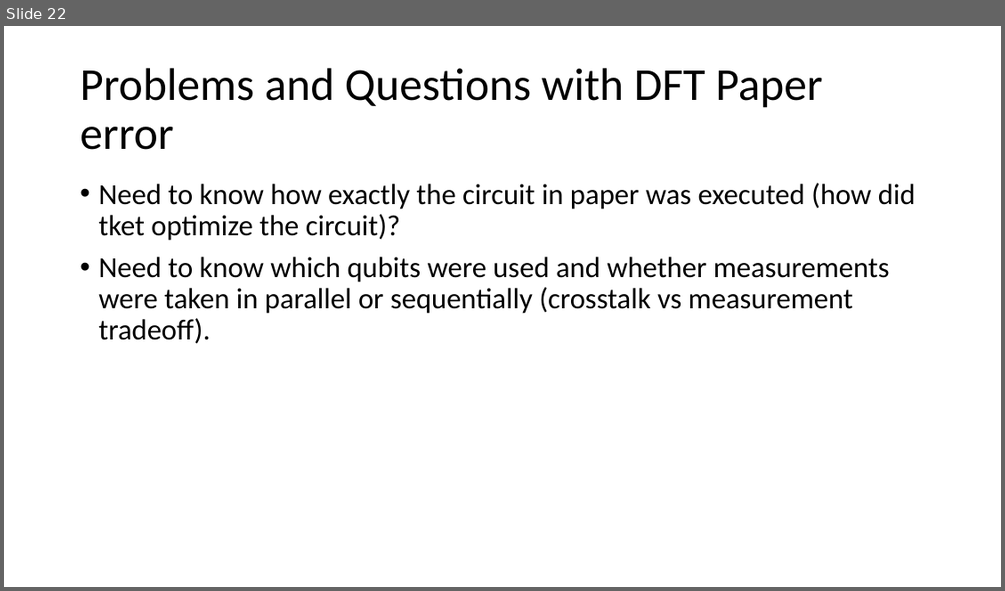
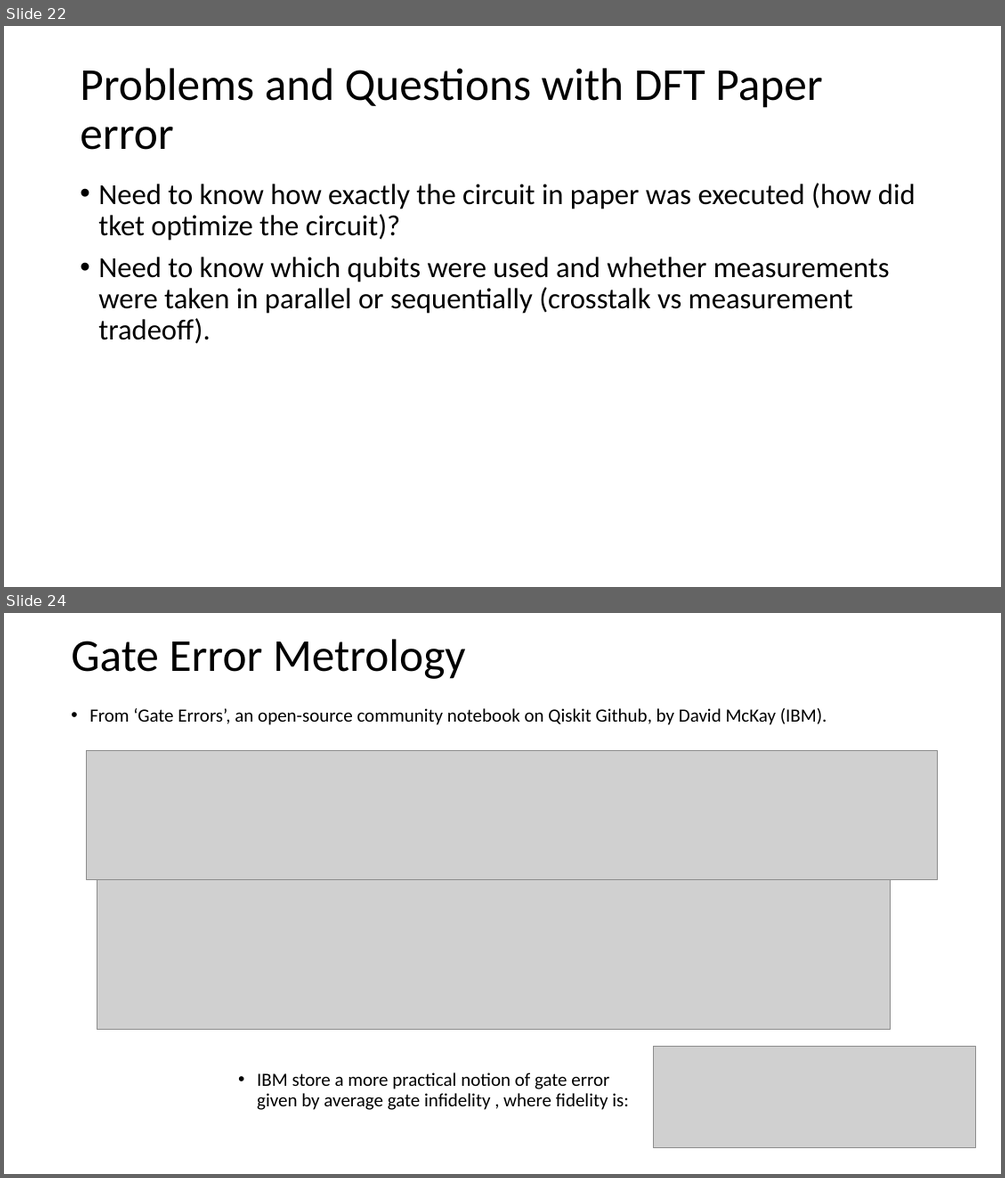
Before and after one commit to a-kapila/quantum-error, a slide deck: Annanay Project Summary.pptx. Shown one above the other, each under a label of ours: slide 22 before the commit, slides 22 and 24 after it; the slides between them are not shown. The pictures are 1005x591 and 1005x1178 pixels, drawn with LibreOffice and Linux fonts; fonts in the diff are those of the drawing; grey boxes stand for pictures. Boxes give left, top, right and bottom in pixels: in the first picture for what was removed or moved away, otherwise in the second. Text is boxed around its words. In the diff, an @@ line names an element or a change of style, - is before the commit and + after.

Commit message:
Week 3 work DMFT paper error analysis

```diff
--- a/Annanay Project Summary.pptx
+++ b/Annanay Project Summary.pptx
@@ slide 24 added at box(4, 613, 1001, 1174), background #FFFFFF @@
@@ title added at box(71, 639, 466, 679), 44 pt, text #000000 @@
+Gate Error Metrology
@@ text added at box(89, 708, 827, 725), 18 pt, text #000000 @@
+• From ‘Gate Errors’, an open-source community notebook on Qiskit Github, by David McKay (IBM).
@@ picture added at box(86, 750, 938, 879) @@
@@ picture added at box(97, 880, 890, 1030) @@
@@ picture added at box(653, 1046, 975, 1148) @@
@@ text added at box(257, 1072, 629, 1110), 18 pt, text #000000 @@
+• IBM store a more practical notion of gate error given by average gate infidelity , where fidelity is:
```
Also in this commit, not shown: 7 other slides added, 1 slide removed, 16 other files.
